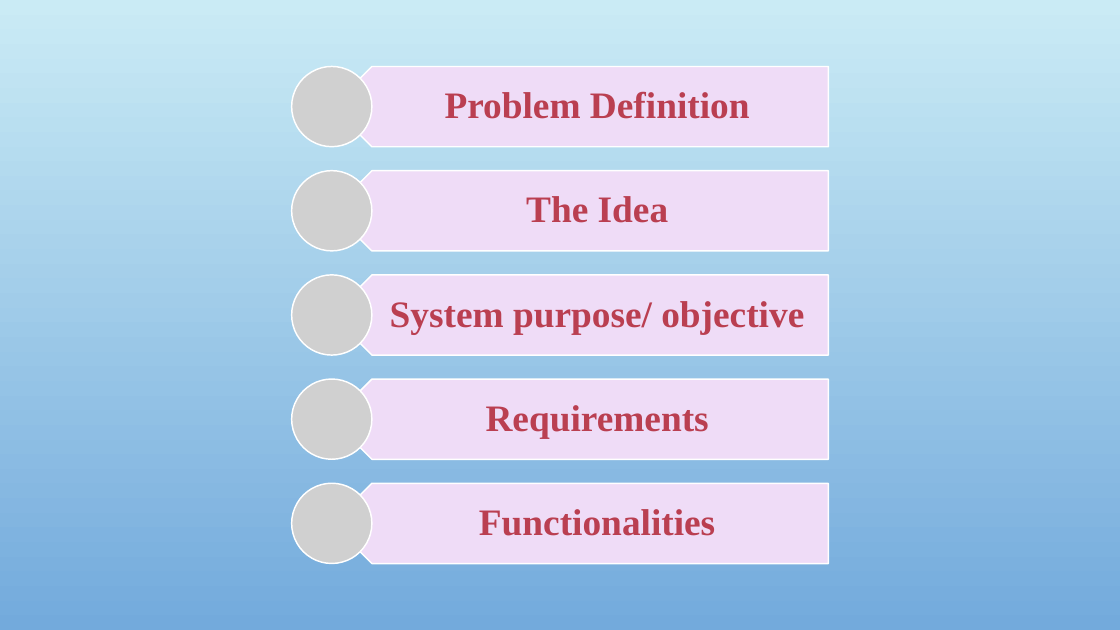
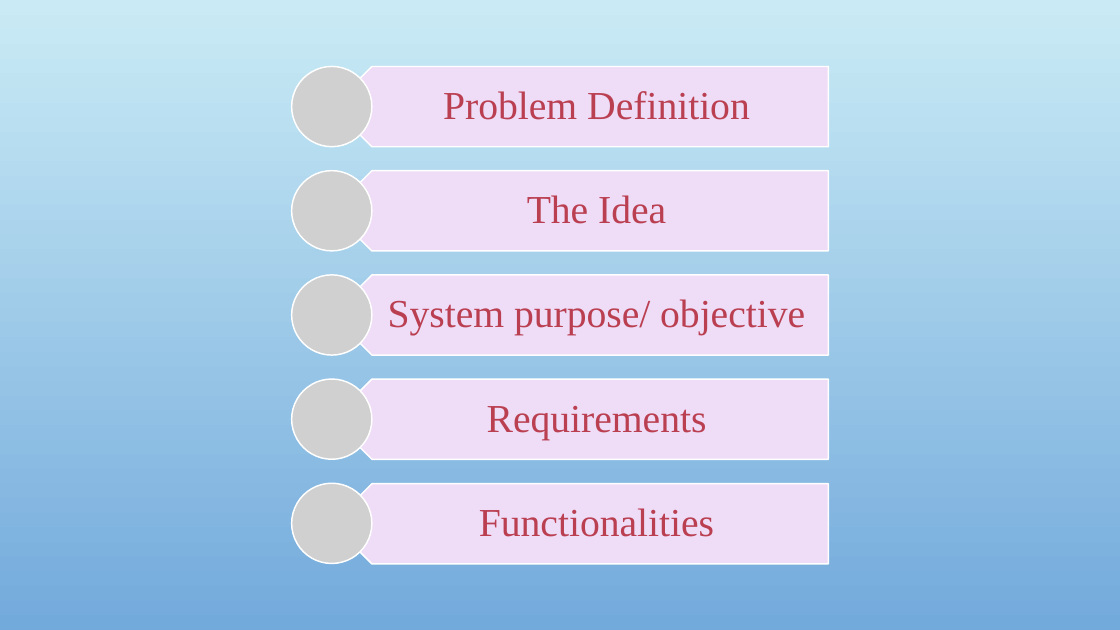
Before and after one commit to sangnvus/japanesedictionary, a slide deck: slide 2 of WIP/Documents/Report 1/UJD_VN_Examination_v1.0_EN/UJD_VN_ProjectOverview_v1.0.pptx. Drawn at 1120x630 pixels with LibreOffice and Linux fonts; fonts in the diff are those of the drawing; grey boxes stand for pictures; background and template pictures are left out. Boxes give left, top, right and bottom in pixels: in the first picture for what was removed or moved away, otherwise in the second. Text is boxed around its words. In the diff, an @@ line names an element or a change of style, - is before the commit and + after.

```diff
--- a/WIP/Documents/Report 1/UJD_VN_Examination_v1.0_EN/UJD_VN_ProjectOverview_v1.0.pptx
+++ b/WIP/Documents/Report 1/UJD_VN_Examination_v1.0_EN/UJD_VN_ProjectOverview_v1.0.pptx
@@ size 32 to 34 pt, bold off in 5 elements at box(443, 91, 750, 120), box(527, 195, 666, 224), box(388, 299, 805, 336), box(487, 406, 707, 440), box(479, 508, 714, 537) @@
```
Also in this commit, not shown: 7 other slides changed, 2 slides added, 2 slides removed.
